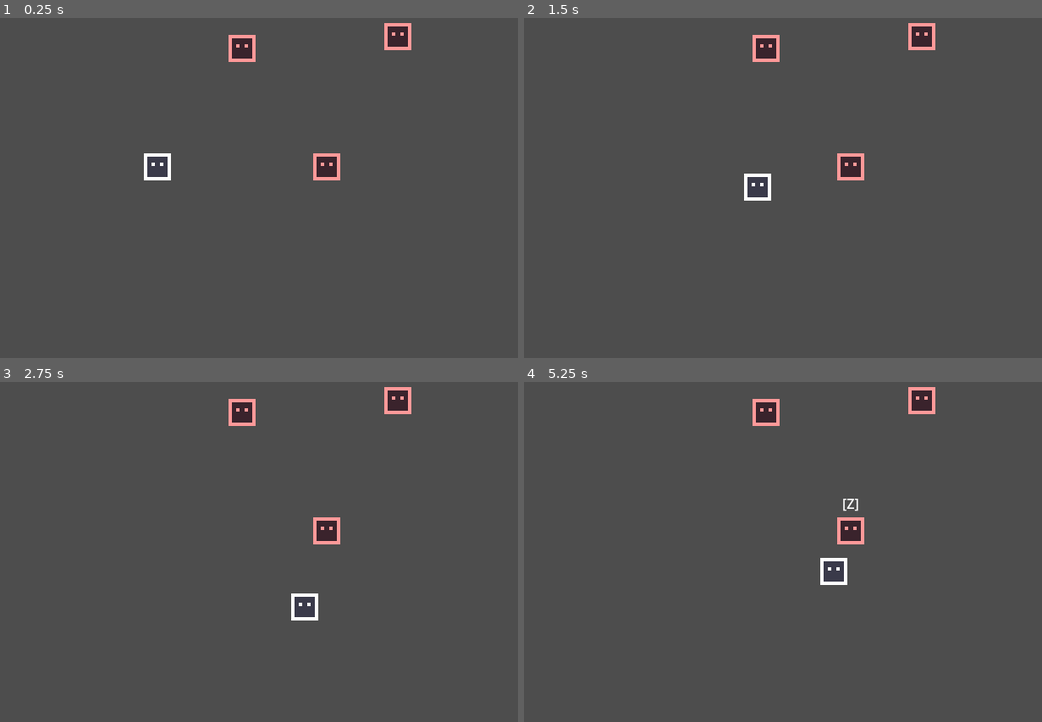
Above: before the commit, frames 1-4 (two rows, left to right).
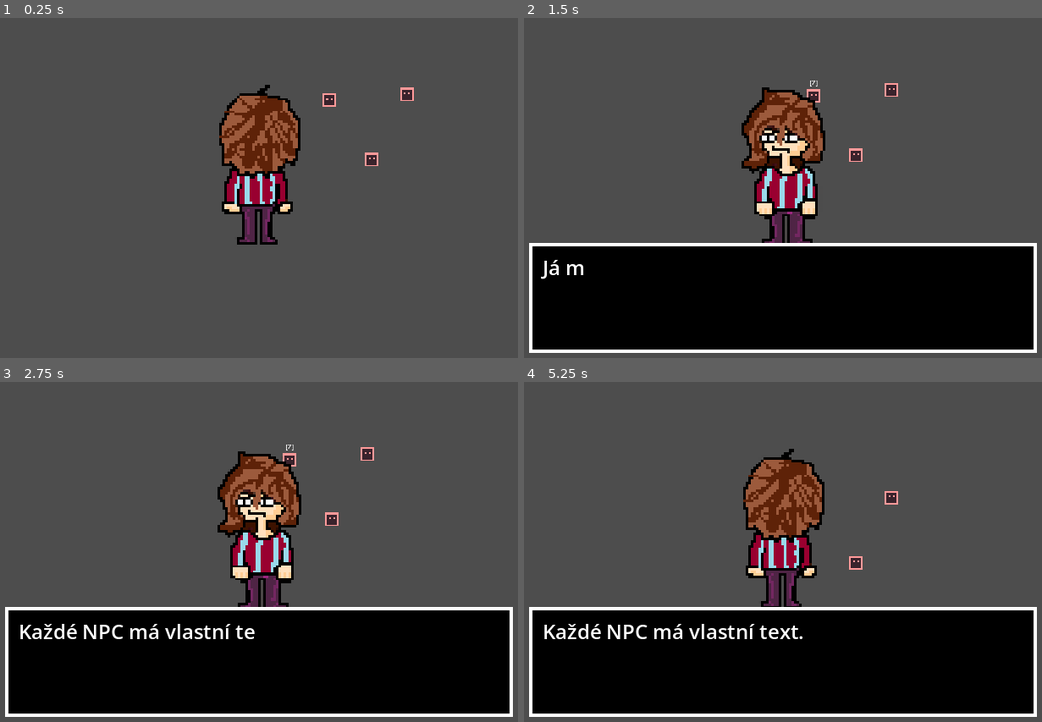
Above: after the commit, the same moments.

Repository: namenuma/MaturitaSurvival
Game: Godot game, scene res://scenes/main.tscn
Same seed, same stepped clock (60 frames per second), same inputs: the game is played once before the commit and once after it.
Inputs:
- Up to frame 1 (0.25 s): no input
- Up to frame 2 (1.5 s): tap Enter at 0.5 s; hold Right (ui_right) 0.53-1.28 s; hold Z (interact) 0.53-1.28 s; hold Down (ui_down) from 1.28 s (still down); tap Z (interact) at 1.35 s
- Up to frame 3 (2.75 s): release Down (ui_down) at 2.03 s; hold Right (ui_right) from 2.03 s (still down); hold Z (interact) from 2.03 s (still down)
- Up to frame 4 (5.25 s): release Right (ui_right) at 2.78 s; release Z (interact) at 2.78 s; hold Up (ui_up) 2.78-3.53 s; tap Z (interact) at 2.85, 4.35 s; hold Z (interact) 3.53-4.28 s; hold Left (ui_left) 3.53-5.03 s; hold Down (ui_down) from 5.03 s (still down); hold Z (interact) from 5.03 s (still down)

The runs differ from the first frame. In frame 1, 7.0% of the frame differs, in the area x 27-80%, y 1-67%; in frame 2, 39%, in the area x 0-100%, y 1-99%; in frame 3, 39%; in frame 4, 39%.

Commit message:
Animace jsou plně funkční

Diff:
--- a/scenes/main.tscn
+++ b/scenes/main.tscn
@@ -4,9 +4,6 @@
 [ext_resource type="PackedScene" uid="uid://d33d5hanbv70p" path="res://scenes/npc.tscn" id="2"]
 
 [node name="Main" type="Node2D" unique_id=1340825447]
-
-[node name="Player" parent="." unique_id=1303473178 instance=ExtResource("1")]
-position = Vector2(200, 240)
 
 [node name="NPC" parent="." unique_id=128552504 instance=ExtResource("2")]
 position = Vector2(400, 240)
@@ -18,3 +15,9 @@
 [node name="NPC3" parent="." unique_id=1014241887 instance=ExtResource("2")]
 position = Vector2(484, 86)
 lines = Array[String](["Ahoj, jsem 3. NPC!", "Mam hodne textu", "Opravdu!"])
+
+[node name="Player" parent="." unique_id=617009748 instance=ExtResource("1")]
+position = Vector2(134, 257)
+
+[node name="Camera2D" type="Camera2D" parent="Player" unique_id=1092834594]
+zoom = Vector2(0.5, 0.5)
--- a/scenes/player.tscn
+++ b/scenes/player.tscn
@@ -1,18 +1,105 @@
 [gd_scene format=3 uid="uid://bij6byhoqejdp"]
 
 [ext_resource type="Script" uid="uid://tg00idx4oa7" path="res://scripts/player.gd" id="1"]
-[ext_resource type="Texture2D" uid="uid://doqyrtxjguuvv" path="res://assets/icon.svg" id="2"]
+[ext_resource type="Texture2D" uid="uid://be85ysx2qrlu" path="res://assets/animace/WalkAnimation0.png" id="2_qfm1y"]
+[ext_resource type="Texture2D" uid="uid://kyoq1m0jarbn" path="res://assets/animace/WalkAnimation1.png" id="3_fulsm"]
+[ext_resource type="Texture2D" uid="uid://b030bwsfypnnr" path="res://assets/animace/WalkAnimation3.png" id="4_4r5pv"]
+[ext_resource type="Texture2D" uid="uid://wps02oyut8nc" path="res://assets/animace/WalkAnimation4.png" id="5_60mlk"]
+[ext_resource type="Texture2D" uid="uid://b1hmrr7np0axt" path="res://assets/animace/WalkLeft0.png" id="6_i4ail"]
+[ext_resource type="Texture2D" uid="uid://cmvbf2tqi8qa5" path="res://assets/animace/WalkLeft1.png" id="7_a38lo"]
+[ext_resource type="Texture2D" uid="uid://bfcbpsytaglie" path="res://assets/animace/WalkLeft2.png" id="8_4ni07"]
+[ext_resource type="Texture2D" uid="uid://wfhugb38iw2u" path="res://assets/animace/WalkLeft3.png" id="9_l71n6"]
+[ext_resource type="Texture2D" uid="uid://l1b6ljmbpluc" path="res://assets/animace/WalkRight0.png" id="10_ke2ow"]
+[ext_resource type="Texture2D" uid="uid://cwm0q1ebxk5bx" path="res://assets/animace/WalkRight1.png" id="11_ujl30"]
+[ext_resource type="Texture2D" uid="uid://djv4v20hr7ow3" path="res://assets/animace/WalkRight2.png" id="12_31cv2"]
+[ext_resource type="Texture2D" uid="uid://bqt50ynyvv524" path="res://assets/animace/WalkRight3.png" id="13_pf23h"]
+[ext_resource type="Texture2D" uid="uid://bhabh0jmfbfmb" path="res://assets/animace/WalkBack0.png" id="14_dt7fs"]
+[ext_resource type="Texture2D" uid="uid://c7mde40sqff63" path="res://assets/animace/WalkBack1.png" id="15_wqfne"]
+[ext_resource type="Texture2D" uid="uid://bqaqur2ts6uja" path="res://assets/animace/WalkBack2.png" id="16_wnwbv"]
+[ext_resource type="Texture2D" uid="uid://bymyhfl1gsx8y" path="res://assets/animace/WalkBack3.png" id="17_gl8cc"]
+
+[sub_resource type="SpriteFrames" id="SpriteFrames_1vivr"]
+animations = [{
+"frames": [{
+"duration": 0.8,
+"texture": ExtResource("2_qfm1y")
+}, {
+"duration": 1.5,
+"texture": ExtResource("3_fulsm")
+}, {
+"duration": 0.8,
+"texture": ExtResource("4_4r5pv")
+}, {
+"duration": 1.5,
+"texture": ExtResource("5_60mlk")
+}],
+"loop": 1,
+"name": &"walk_down",
+"speed": 8.0
+}, {
+"frames": [{
+"duration": 0.8,
+"texture": ExtResource("6_i4ail")
+}, {
+"duration": 1.5,
+"texture": ExtResource("7_a38lo")
+}, {
+"duration": 0.8,
+"texture": ExtResource("8_4ni07")
+}, {
+"duration": 1.5,
+"texture": ExtResource("9_l71n6")
+}],
+"loop": 1,
+"name": &"walk_left",
+"speed": 8.0
+}, {
+"frames": [{
+"duration": 0.8,
+"texture": ExtResource("10_ke2ow")
+}, {
+"duration": 1.5,
+"texture": ExtResource("11_ujl30")
+}, {
+"duration": 0.8,
+"texture": ExtResource("12_31cv2")
+}, {
+"duration": 1.5,
+"texture": ExtResource("13_pf23h")
+}],
+"loop": 1,
+"name": &"walk_right",
+"speed": 8.0
+}, {
+"frames": [{
+"duration": 0.8,
+"texture": ExtResource("14_dt7fs")
+}, {
+"duration": 1.5,
+"texture": ExtResource("15_wqfne")
+}, {
+"duration": 1.5,
+"texture": ExtResource("16_wnwbv")
+}, {
+"duration": 0.8,
+"texture": ExtResource("17_gl8cc")
+}],
+"loop": 1,
+"name": &"walk_up",
+"speed": 8.0
+}]
 
 [sub_resource type="RectangleShape2D" id="1"]
-size = Vector2(24, 24)
+size = Vector2(121, 327)
 
 [node name="Player" type="CharacterBody2D" unique_id=617009748 groups=["player"]]
 motion_mode = 1
 script = ExtResource("1")
 
-[node name="Sprite2D" type="Sprite2D" parent="." unique_id=1916523186]
-scale = Vector2(0.25, 0.25)
-texture = ExtResource("2")
+[node name="AnimatedSprite2D" type="AnimatedSprite2D" parent="." unique_id=2021247459]
+sprite_frames = SubResource("SpriteFrames_1vivr")
+animation = &"walk_up"
 
 [node name="CollisionShape2D" type="CollisionShape2D" parent="." unique_id=1095517114]
+position = Vector2(-0.5, 18.5)
 shape = SubResource("1")
--- a/scripts/player.gd
+++ b/scripts/player.gd
@@ -1,14 +1,30 @@
 extends CharacterBody2D
 
-@export var speed := 120.0
+@export var speed := 150.0
+var facing := "down"
 
+@onready var anim: AnimatedSprite2D = $AnimatedSprite2D
 
 func _physics_process(_delta: float) -> void:
 	if DialogueBox.is_open:
 		velocity = Vector2.ZERO
 		move_and_slide()
+		anim.stop()
+		anim.frame = 0
 		return
 
 	var direction := Input.get_vector("ui_left", "ui_right", "ui_up", "ui_down")
 	velocity = direction * speed
 	move_and_slide()
+	update_animation(direction)
+
+func update_animation(direction: Vector2) -> void:
+	if direction != Vector2.ZERO:
+		if abs(direction.x) > abs(direction.y):
+			facing = "right" if direction.x > 0 else "left"
+		else:
+			facing = "down" if direction.y > 0 else "up"
+		anim.play("walk_" + facing)
+	else:
+		anim.stop()
+		anim.frame = 0
Binary file changed: assets/animace/WalkBack3.png
Not shown, changed: assets/animace/WalkBack3.png.import
